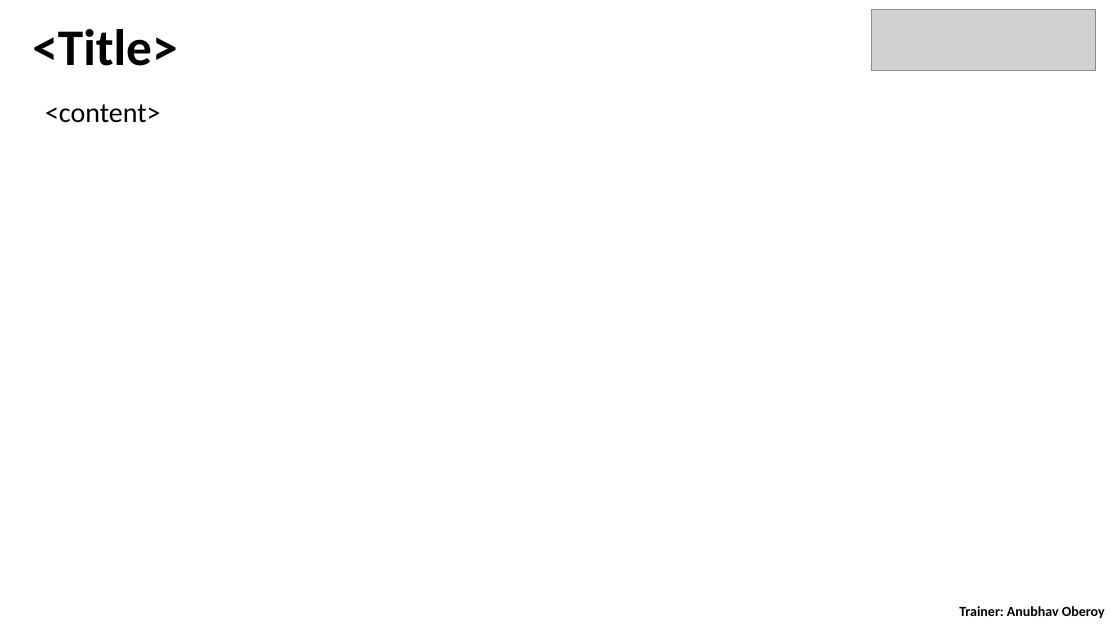
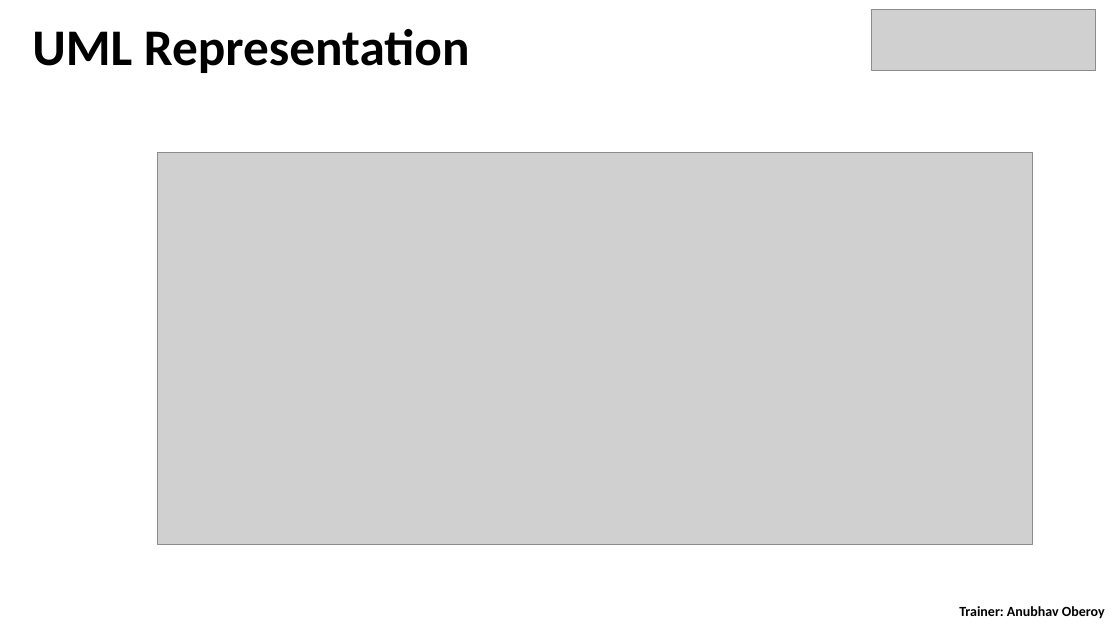
Before and after one commit to Grayser93/S4D400_Introduction_to_ABAP_on_S4HANA, a slide deck: slide 19 of day 4/S4D400 - Day 4.pptx (slide 26 before the commit). Drawn at 1120x630 pixels with LibreOffice and Linux fonts; fonts in the diff are those of the drawing; grey boxes stand for pictures. Boxes give left, top, right and bottom in pixels: in the first picture for what was removed or moved away, otherwise in the second. Text is boxed around its words. In the diff, an @@ line names an element or a change of style, - is before the commit and + after.

```diff
--- a/day 4/S4D400 - Day 4.pptx
+++ b/day 4/S4D400 - Day 4.pptx
@@ text at bbox=[32, 29, 470, 73]: text changed @@
-<Title>
+UML Representation
@@ text removed at bbox=[45, 104, 161, 123] @@
-<content>
@@ picture added at bbox=[158, 152, 1033, 544] @@
```
Also in this commit, not shown: 10 other slides changed, 1 slide added, 11 slides removed, 6 other files.
